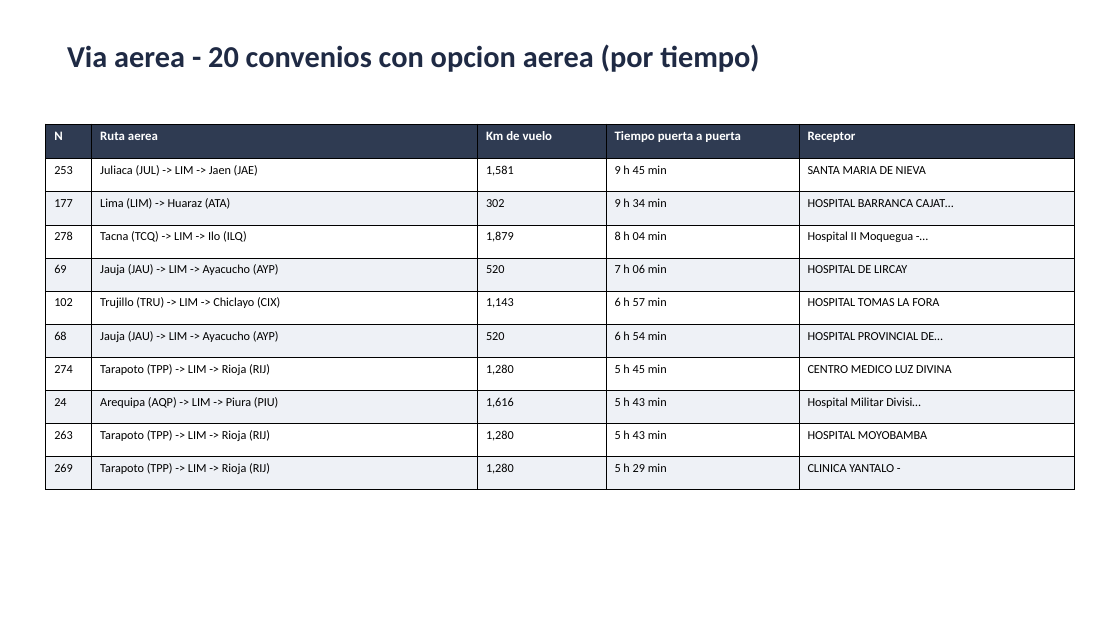
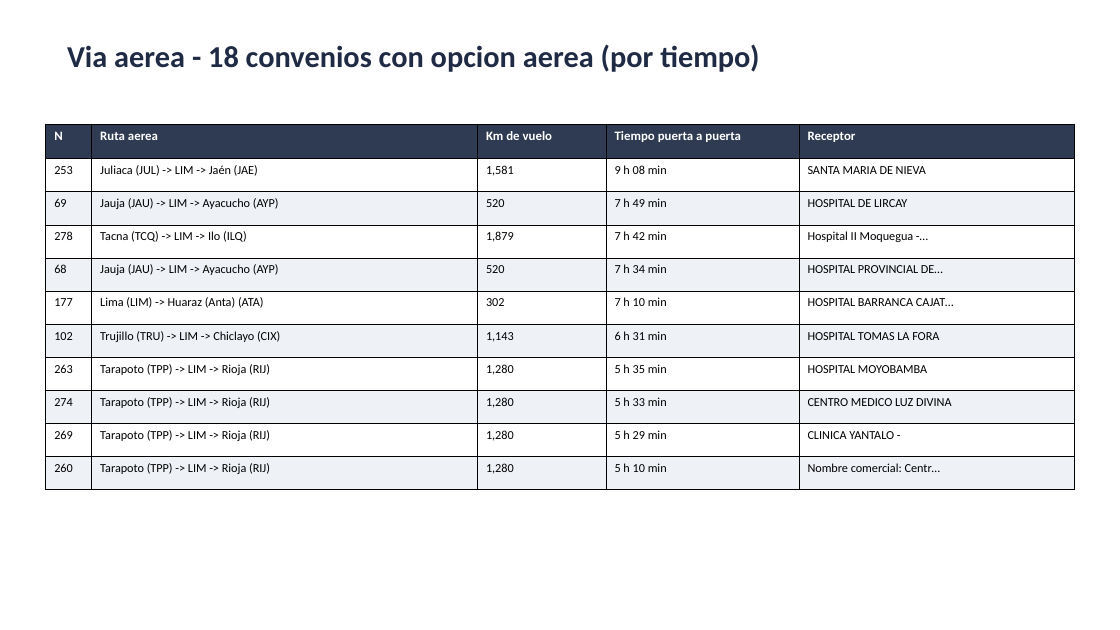
Before and after one commit to rojasarca-code/geolocalizacion-bancos-sangre-diban, a slide deck: slide 5 of datos/Resumen_tiempos_convenios_BS.pptx. Drawn at 1120x630 pixels with LibreOffice and Linux fonts; fonts in the diff are those of the drawing. Boxes give left, top, right and bottom in pixels: in the first picture for what was removed or moved away, otherwise in the second. Text is boxed around its words. In the diff, an @@ line names an element or a change of style, - is before the commit and + after.

```diff
--- a/datos/Resumen_tiempos_convenios_BS.pptx
+++ b/datos/Resumen_tiempos_convenios_BS.pptx
@@ text at bbox=[67, 44, 759, 72]: text changed @@
-Via aerea - 20 convenios con opcion aerea (por tiempo)
+Via aerea - 18 convenios con opcion aerea (por tiempo)
@@ table at bbox=[46, 124, 1075, 478] @@
-row 2: 253 | Juliaca (JUL) -> LIM -> Jaen (JAE) | 1,581 | 9 h 45 min | SANTA MARIA DE NIEVA
-row 3: 177 | Lima (LIM) -> Huaraz (ATA) | 302 | 9 h 34 min | HOSPITAL BARRANCA CAJAT…
-row 4: 278 | Tacna (TCQ) -> LIM -> Ilo (ILQ) | 1,879 | 8 h 04 min | Hospital II Moquegua -…
-row 5: 69 | Jauja (JAU) -> LIM -> Ayacucho (AYP) | 520 | 7 h 06 min | HOSPITAL DE LIRCAY
-row 6: 102 | Trujillo (TRU) -> LIM -> Chiclayo (CIX) | 1,143 | 6 h 57 min | HOSPITAL TOMAS LA FORA
-row 7: 68 | Jauja (JAU) -> LIM -> Ayacucho (AYP) | 520 | 6 h 54 min | HOSPITAL PROVINCIAL DE…
-row 8: 274 | Tarapoto (TPP) -> LIM -> Rioja (RIJ) | 1,280 | 5 h 45 min | CENTRO MEDICO LUZ DIVINA
-row 9: 24 | Arequipa (AQP) -> LIM -> Piura (PIU) | 1,616 | 5 h 43 min | Hospital Militar Divisi…
-row 10: 263 | Tarapoto (TPP) -> LIM -> Rioja (RIJ) | 1,280 | 5 h 43 min | HOSPITAL MOYOBAMBA
+row 2: 253 | Juliaca (JUL) -> LIM -> Jaén (JAE) | 1,581 | 9 h 08 min | SANTA MARIA DE NIEVA
+row 3: 69 | Jauja (JAU) -> LIM -> Ayacucho (AYP) | 520 | 7 h 49 min | HOSPITAL DE LIRCAY
+row 4: 278 | Tacna (TCQ) -> LIM -> Ilo (ILQ) | 1,879 | 7 h 42 min | Hospital II Moquegua -…
+row 5: 68 | Jauja (JAU) -> LIM -> Ayacucho (AYP) | 520 | 7 h 34 min | HOSPITAL PROVINCIAL DE…
+row 6: 177 | Lima (LIM) -> Huaraz (Anta) (ATA) | 302 | 7 h 10 min | HOSPITAL BARRANCA CAJAT…
+row 7: 102 | Trujillo (TRU) -> LIM -> Chiclayo (CIX) | 1,143 | 6 h 31 min | HOSPITAL TOMAS LA FORA
+row 8: 263 | Tarapoto (TPP) -> LIM -> Rioja (RIJ) | 1,280 | 5 h 35 min | HOSPITAL MOYOBAMBA
+row 9: 274 | Tarapoto (TPP) -> LIM -> Rioja (RIJ) | 1,280 | 5 h 33 min | CENTRO MEDICO LUZ DIVINA
+row 11: 260 | Tarapoto (TPP) -> LIM -> Rioja (RIJ) | 1,280 | 5 h 10 min | Nombre comercial: Centr…
```
Also in this commit, not shown: 7 other slides changed, 6 other files.
